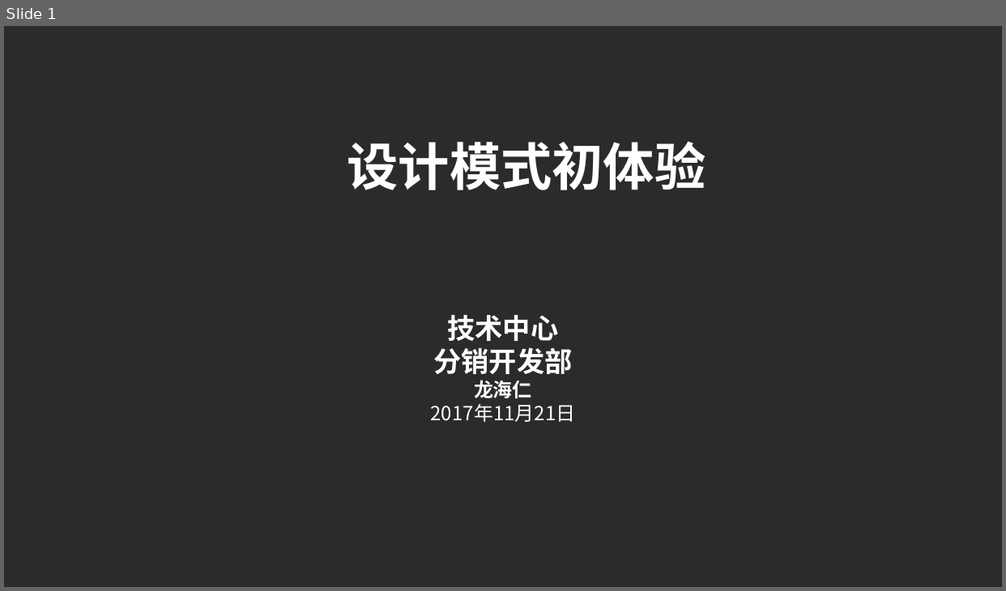
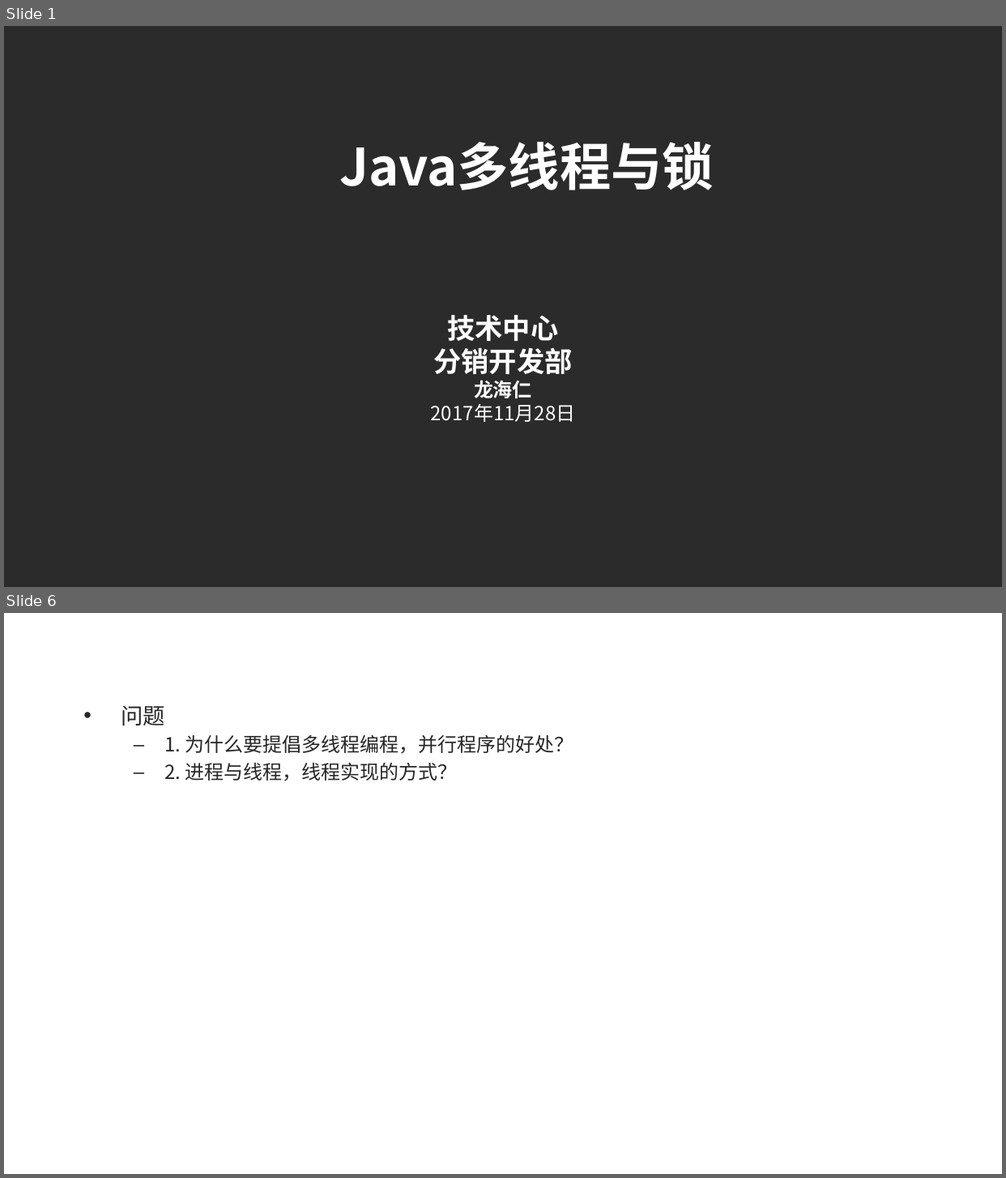
Before and after one commit to lhrimperial/study, a slide deck: study-thread/doc/Java多线程与锁.pptx. Shown one above the other, each under a label of ours: slide 1 before the commit, slides 1 and 6 after it; the slides between them are not shown. The pictures are 1006x591 and 1006x1178 pixels, drawn with LibreOffice and Linux fonts; fonts in the diff are those of the drawing; background and template pictures are left out; a plain dark background stands for a picture behind light text. Boxes give left, top, right and bottom in pixels: in the first picture for what was removed or moved away, otherwise in the second. Text is boxed around its words. In the diff, an @@ line names an element or a change of style, - is before the commit and + after.

```diff
--- a/study-thread/doc/Java多线程与锁.pptx
+++ b/study-thread/doc/Java多线程与锁.pptx
@@ slide 6 added at (4,613,1002,1174), background picture (left out) @@
@@ text added at (121,705,574,781), 14 pt, text #262626 @@
+• 问题
+  – 1. 为什么要提倡多线程编程，并行程序的好处？
+  – 2. 进程与线程，线程实现的方式？
@@ slide 1 changed as well @@
@@ text at (339,142,714,190): text changed @@
-设计模式初体验
+Java多线程与锁
@@ text at (431,404,576,422): text changed @@
-2017年11月21日
+2017年11月28日
```
Also in this commit, not shown: 5 other slides changed, 22 other slides added, 28 slides removed, 46 other files.
